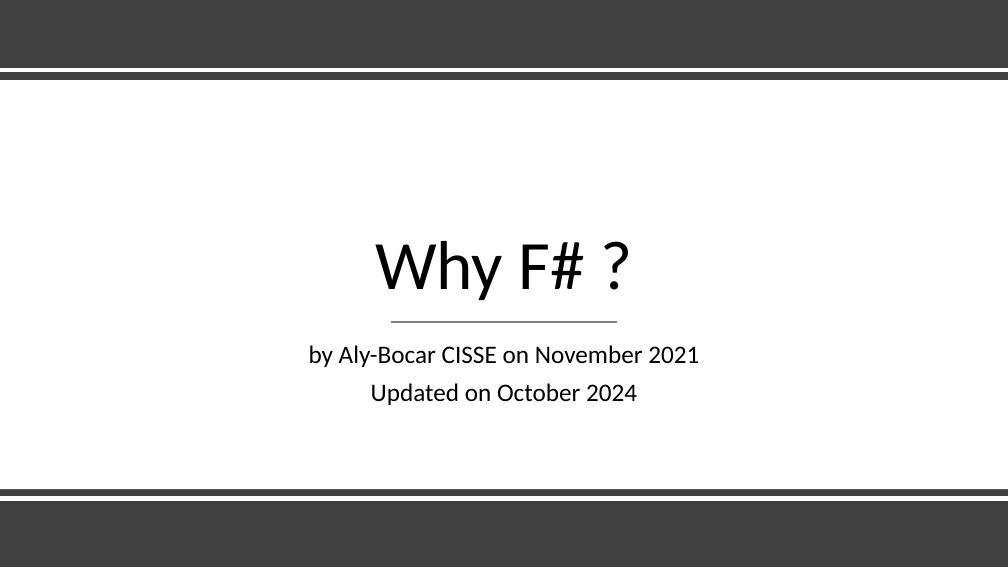
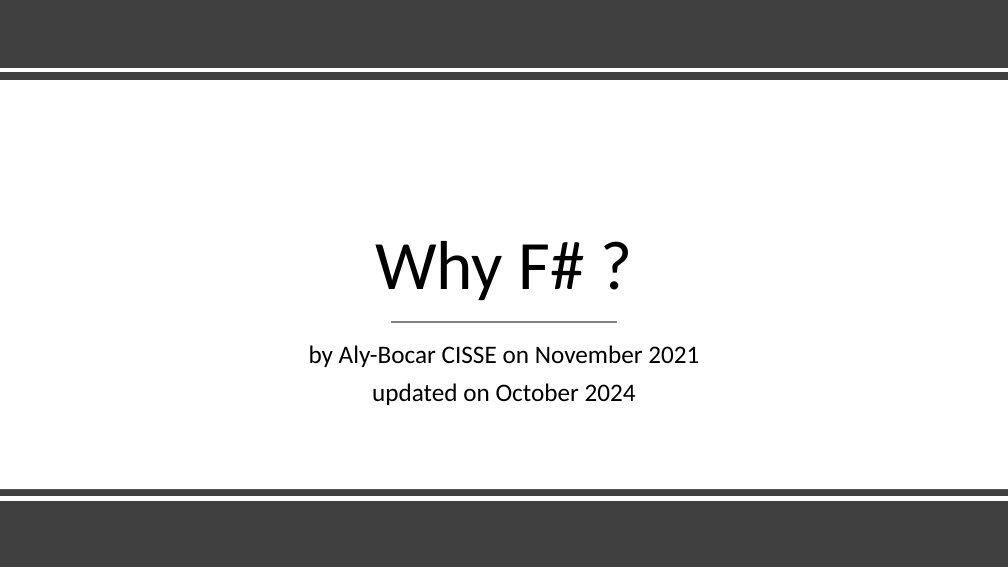
Before and after one commit to essic/prez-why-fsharp, a slide deck: slide 1 of WhyFSharp.pptx. Drawn at 1008x567 pixels with LibreOffice and Linux fonts; fonts in the diff are those of the drawing. Boxes give left, top, right and bottom in pixels: in the first picture for what was removed or moved away, otherwise in the second. Text is boxed around its words. In the diff, an @@ line names an element or a change of style, - is before the commit and + after.

```diff
--- a/WhyFSharp.pptx
+++ b/WhyFSharp.pptx
@@ subtitle at (372, 383, 636, 405): text changed @@
-Updated on October 2024
+updated on October 2024
```
Also in this commit, not shown: 10 other slides changed, 1 slide removed, 1 other file.
